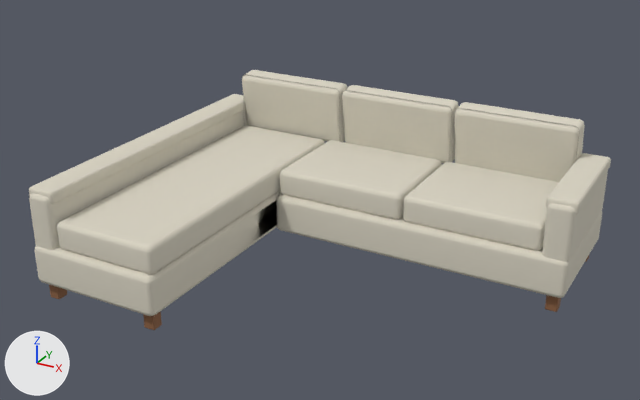
The glTF model public/models/furniture/everyday-sectional-soft-left.glb as it was, and as the next commit left it.
Rendered twice from a camera (50 mm lens) standing at (2.37, -4.47, 2.76) and looking at (-0.07, -0.02, 0.53). Every picture has the same lights, and +X, +Y and +Z are marked at lower left. The older version comes first. Vertices at exactly the same position are counted once.

In view in the first picture: 'everyday-sectional-soft-left authored assembly'.
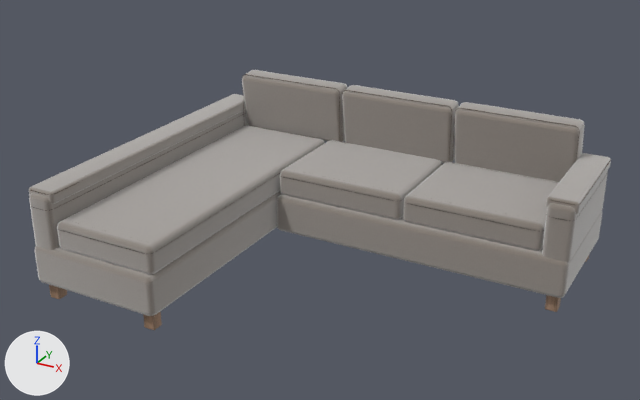
Where the change shows, as pixel boxes [x1, y1, x2, y2] in the pictures (640 x 400 px):
'everyday-sectional-soft-left authored assembly', surface changed (pale yellow to grey): [29, 70, 611, 330] in both
part 1 of me_cube_340, reshaped: before [324, 94, 455, 165]; after [31, 102, 611, 254]
part 2 of me_cube_340, surface changed (white to grey): [29, 70, 611, 330] in both

Patch to the scene script:
```diff
--- a/public/models/furniture/everyday-sectional-soft-left.glb.py
+++ b/public/models/furniture/everyday-sectional-soft-left.glb.py
@@ img_material_linen_normal @@
+img_material_linen_normal = load_image('material-linen-normal', '_unpacked/material-linen-normal', 1024, 1026, 'Non-Color')
@@ img_material_linen_color @@
+img_material_linen_color = load_image('material-linen-color', '_unpacked/material-linen-color', 1024, 1026, 'sRGB')
@@ img_material_linen_orm @@
+img_material_linen_orm = load_image('material-linen-orm', '_unpacked/material-linen-orm', 1024, 1026, 'Non-Color')
@@ mat_linen @@
 mat_linen = bpy.data.materials.new('linen')
-# nodes: BsdfPrincipled, OutputMaterial
-# colours: pale yellow #dad4c4
+# nodes: BsdfPrincipled, Mix, NormalMap, OutputMaterial, SeparateColor, TexImage x3
+# colours: brown #827364
+# uses the picture img_material_linen_color
+# uses the picture img_material_linen_normal
+# uses the picture img_material_linen_orm
@@ me_cube_340 @@
 # used by ob_everyday_sectional_soft_left_authored_assembly; location = (0.0, 0.0, 0.0)
-me_cube_340.from_pydata(...)  # 2746 vertices, 5384 faces; spans x -1.45..1.45, y -1.12..1.12, z 0.0..0.96
+me_cube_340.from_pydata(...)  # 4699 vertices, 8311 faces; spans x -1.45..1.45, y -1.12..1.12, z 0.0..0.96
+# me_cube_340 part 1: 438 vertices moved from x -1.45..1.45, y -1.1..1.1, z 0.51..0.72 to x -1.45..1.45, y -1.11..1.1, z 0.51..0.73; 543 vertices removed from x -1.45..1.45, y -1.1..1.09, z 0.51..0.91; 2496 vertices added at x -1.45..1.45, y -1.11..1.1, z 0.51..0.91
+# me_cube_340 part 2: 3447 kept faces spanning x -1.45..1.45, y -1.12..1.12, z 0.0..0.96 get new texture (UV) coordinates
 me_cube_340.materials.append(mat_walnut)
```
